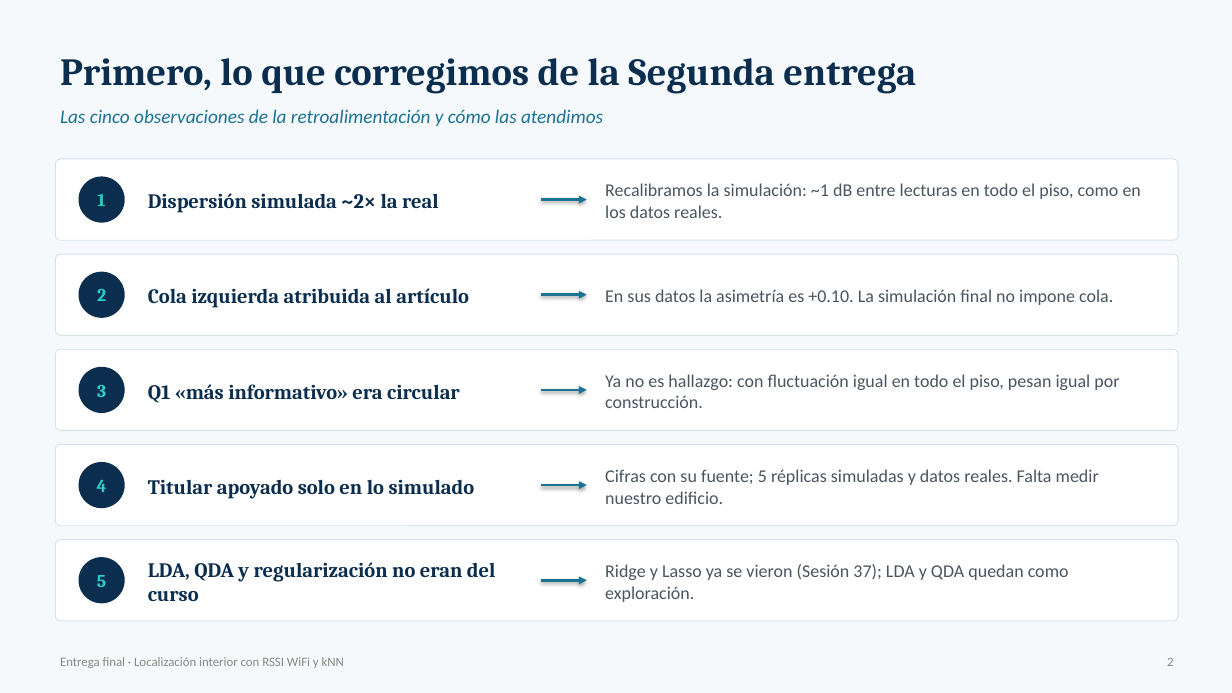
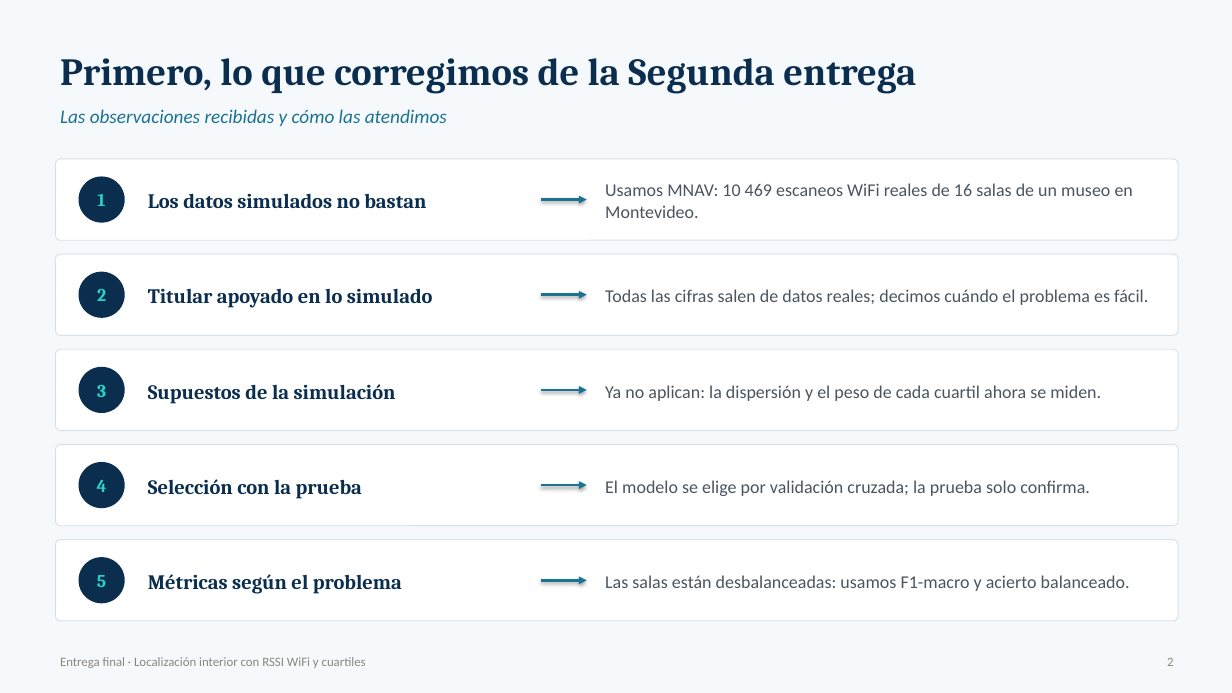
Before and after one commit to danielo2858-spec/ml1-localizacion-qaknn, a slide deck: slide 2 of Entrega_Final_Presentacion.pptx. Drawn at 1232x693 pixels with LibreOffice and Linux fonts; fonts in the diff are those of the drawing. Boxes give left, top, right and bottom in pixels: in the first picture for what was removed or moved away, otherwise in the second. Text is boxed around its words. In the diff, an @@ line names an element or a change of style, - is before the commit and + after.

```diff
--- a/Entrega_Final_Presentacion.pptx
+++ b/Entrega_Final_Presentacion.pptx
@@ text at [60,109,447,126]: text changed @@
-Las cinco observaciones de la retroalimentación y cómo las atendimos
+Las observaciones recibidas y cómo las atendimos
@@ text at [148,193,426,208]: text changed @@
-Dispersión simulada ~2× la real
+Los datos simulados no bastan
@@ text at [605,183,1133,218]: text changed @@
-Recalibramos la simulación: ~1 dB entre lecturas en todo el piso, como en los datos reales.
+Usamos MNAV: 10 469 escaneos WiFi reales de 16 salas de un museo en Montevideo.
@@ text at [148,288,433,308]: text changed @@
-Titular apoyado solo en lo simulado
+Titular apoyado en lo simulado
@@ text removed at [148,288,469,308] @@
-Cola izquierda atribuida al artículo
@@ text at [605,289,1148,305]: text changed @@
-En sus datos la asimetría es +0.10. La simulación final no impone cola.
+Todas las cifras salen de datos reales; decimos cuándo el problema es fácil.
@@ text at [148,384,396,404]: text changed @@
-Q1 «más informativo» era circular
+Supuestos de la simulación
@@ text at [605,385,1101,401]: text changed @@
-Ya no es hallazgo: con fluctuación igual en todo el piso, pesan igual por construcción.
+Ya no aplican: la dispersión y el peso de cada cuartil ahora se miden.
@@ text added at [148,479,362,499], 16 pt, text #0B2E4F, bold @@
+Selección con la prueba
@@ text at [605,480,1090,496]: text changed @@
-Cifras con su fuente; 5 réplicas simuladas y datos reales. Falta medir nuestro edificio.
+El modelo se elige por validación cruzada; la prueba solo confirma.
@@ text at [148,574,402,594]: text changed @@
-LDA, QDA y regularización no eran del curso
+Métricas según el problema
@@ text at [605,575,1130,591]: text changed @@
-Ridge y Lasso ya se vieron (Sesión 37); LDA y QDA quedan como exploración.
+Las salas están desbalanceadas: usamos F1-macro y acierto balanceado.
@@ text at [60,657,366,668]: text changed @@
-Entrega final · Localización interior con RSSI WiFi y kNN
+Entrega final · Localización interior con RSSI WiFi y cuartiles
```
Also in this commit, not shown: 10 other slides changed, 1 slide added, 3 slides removed, 15 other files.
